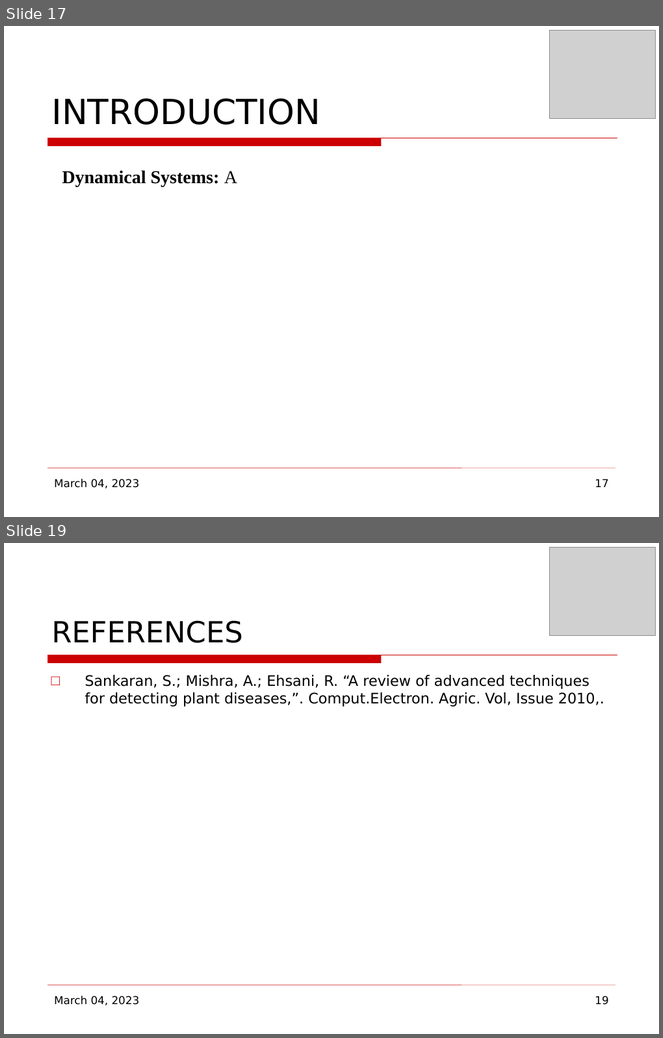
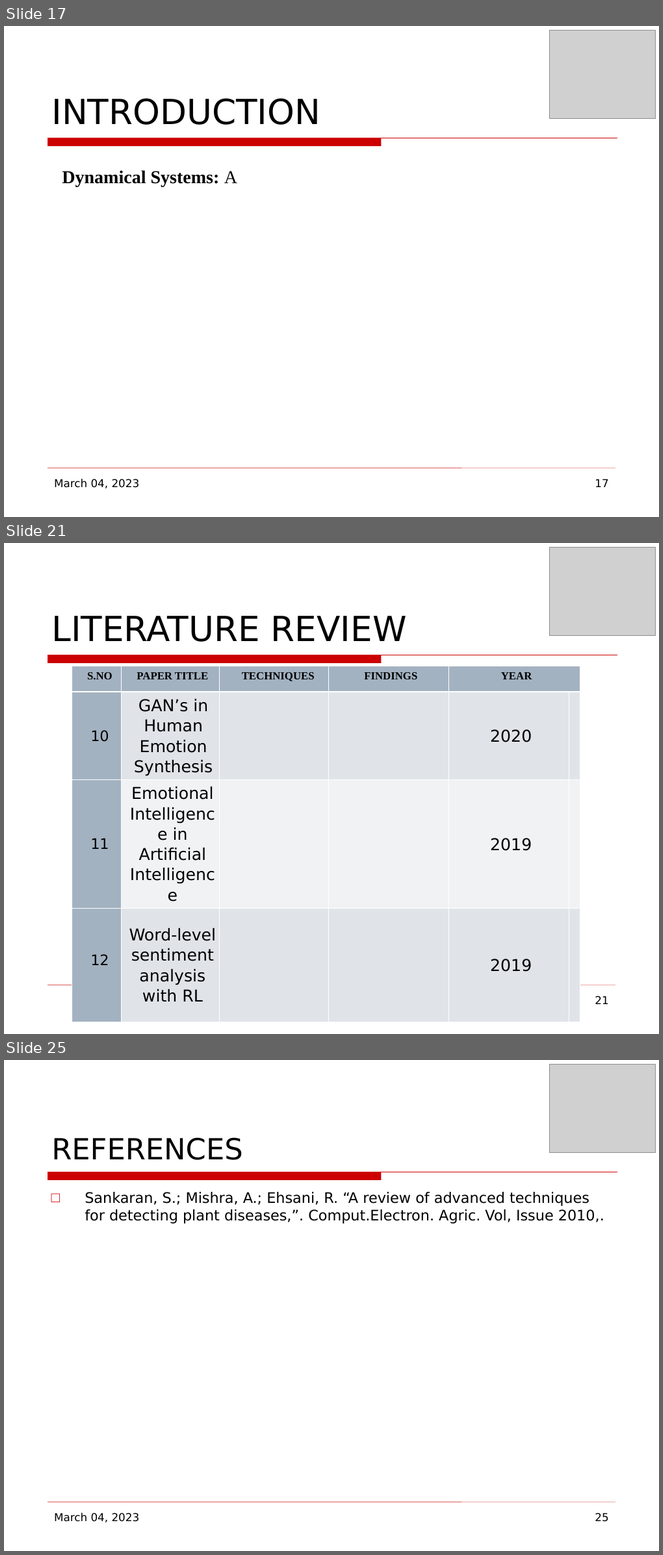
Before and after one commit to mohitlabs/Research, a slide deck: Emotionally Intelligent Machines(EIM's) & Sentiment Synthesis based on Ancient Vedic Astrology/Conference Paper.odp. Shown one above the other, each under a label of ours: slides 17 and 19 before the commit, slides 17, 21 and 25 after it; the slides between them are not shown. The pictures are 663x1038 and 663x1555 pixels, drawn with LibreOffice and Linux fonts; fonts in the diff are those of the drawing; grey boxes stand for pictures; background and template pictures are left out. Boxes give left, top, right and bottom in pixels: in the first picture for what was removed or moved away, otherwise in the second. Text is boxed around its words. In the diff, an @@ line names an element or a change of style, - is before the commit and + after.

```diff
--- a/Emotionally Intelligent Machines(EIM's) & Sentiment Synthesis based on Ancient Vedic Astrology/Conference Paper.odp
+++ b/Emotionally Intelligent Machines(EIM's) & Sentiment Synthesis based on Ancient Vedic Astrology/Conference Paper.odp
@@ slide 21 added at bbox=[4, 543, 659, 1034], background picture (left out); not listed: 2 template elements that a slide beside it also shows @@
@@ picture added at bbox=[550, 548, 655, 636] @@
@@ title added at bbox=[51, 616, 407, 642], 38 pt, text #000000 @@
+LITERATURE REVIEW
@@ table added at bbox=[72, 667, 574, 1005], 4 rows, 6 columns @@
+S.NO | PAPER TITLE | TECHNIQUES | FINDINGS | YEAR | 
+10 | GAN’s in Human Emotion Synthesis |  |  | 2020 | 
+11 | Emotional Intelligence in Artificial Intelligence |  |  | 2019 | 
+12 | Word-level sentiment analysis with RL |  |  | 2019 | 
@@ page number added at bbox=[595, 996, 608, 1005], 12 pt, text #000000 @@
+21
@@ what was slide 19 is now slide 25 @@
@@ page number at bbox=[595, 1513, 608, 1522]: text changed @@
-19
+25
```
Also in this commit, not shown: 2 slides changed, 5 other slides added, 1 other file.
